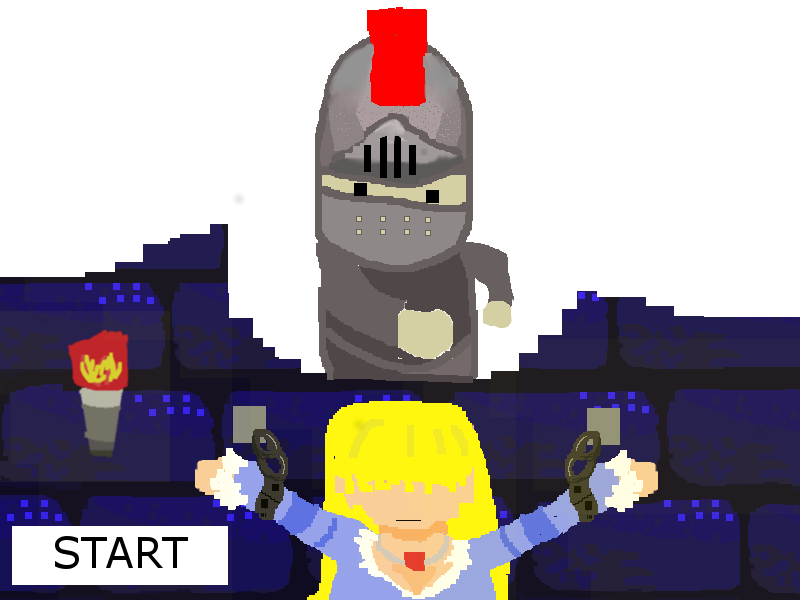
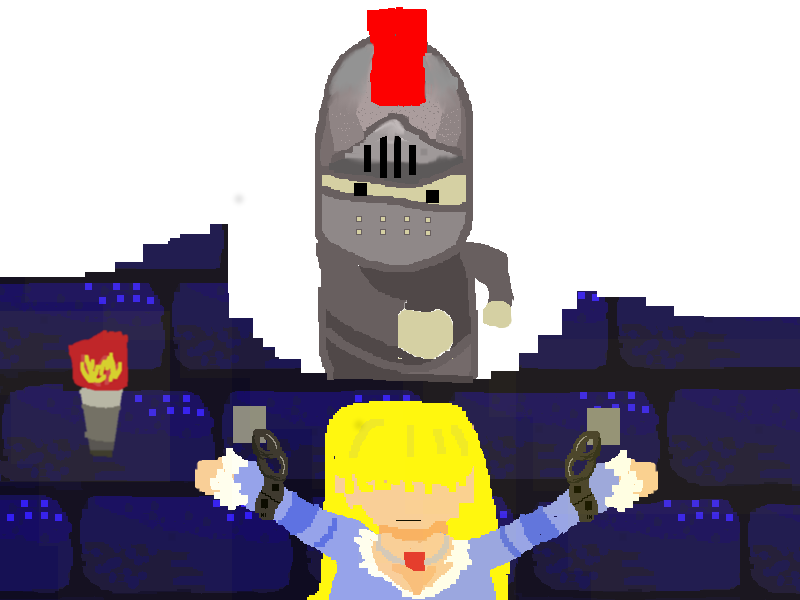
Layer changes from the first 800 x 600 image to the second:
removed layer "START" over [55, 536, 188, 569]
painted on "STARTBUTTON" over [12, 526, 228, 585]
